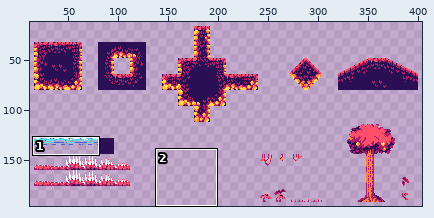
Sprite sheet, stored at Firefly/Assets/Graphics/TileMaps/Mountain/Tileset.png. Above: a wide view before the commit, with the close-up outlined.
Close-up. First the earlier version:
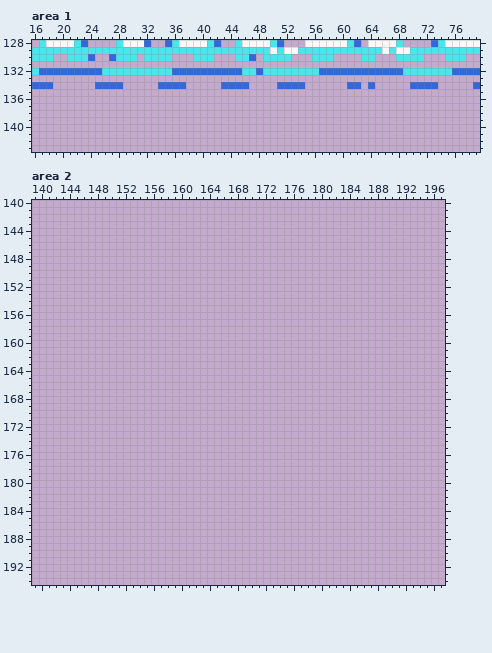
The file is 416x208 pixels. Shown: area 1: x 16..79, y 128..143; area 2: x 139..197, y 140..194. The wide view leaves out empty margins.
After:
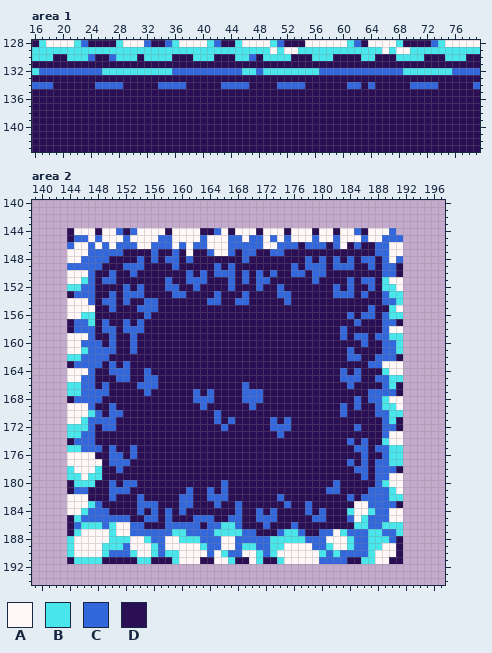
Palette (. is transparent): A #fff7f8  B #49e7ec  C #3368dc  D #2b0f54
What changed:
Changed rows in their new state; - is an unchanged pixel.
Area 1:
first column x 16:
128 D-------DDDD-----DD--------DD-------DDD--------D-----DDDD-------
130 ---DD----DD----D----DDD---DDD---D----DDD---DDDD--DDD----DDD---DD
131 DDDDDDDDDDDDDDDDDDDDDDDDDDDDDDDDDDDDDDDDDDDDDDDDDDDDDDDDDDDDDDDD
133 DDDDDDDDDDDDDDDDDDDDDDDDDDDDDDDDDDDDDDDDDDDDDDDDDDDDDDDDDDDDDDDD
134 ---DDDDDD----DDDDD----DDDDD----DDDD----DDDDDD--D-DDDDD----DDDDD-
135 DDDDDDDDDDDDDDDDDDDDDDDDDDDDDDDDDDDDDDDDDDDDDDDDDDDDDDDDDDDDDDDD
136 DDDDDDDDDDDDDDDDDDDDDDDDDDDDDDDDDDDDDDDDDDDDDDDDDDDDDDDDDDDDDDDD
137 DDDDDDDDDDDDDDDDDDDDDDDDDDDDDDDDDDDDDDDDDDDDDDDDDDDDDDDDDDDDDDDD
138 DDDDDDDDDDDDDDDDDDDDDDDDDDDDDDDDDDDDDDDDDDDDDDDDDDDDDDDDDDDDDDDD
139 DDDDDDDDDDDDDDDDDDDDDDDDDDDDDDDDDDDDDDDDDDDDDDDDDDDDDDDDDDDDDDDD
140 DDDDDDDDDDDDDDDDDDDDDDDDDDDDDDDDDDDDDDDDDDDDDDDDDDDDDDDDDDDDDDDD
141 DDDDDDDDDDDDDDDDDDDDDDDDDDDDDDDDDDDDDDDDDDDDDDDDDDDDDDDDDDDDDDDD
142 DDDDDDDDDDDDDDDDDDDDDDDDDDDDDDDDDDDDDDDDDDDDDDDDDDDDDDDDDDDDDDDD
143 DDDDDDDDDDDDDDDDDDDDDDDDDDDDDDDDDDDDDDDDDDDDDDDDDDDDDDDDDDDDDDDD
Area 2:
first column x 144:
144 DAAADAACDCAAAADAAAADDCADAAADAAADAAADAADAACDAAAC-
145 DCCACAAACAAAACCAAAACAAACCACCACACAAACAACAAACAACCC
146 CAACACACCCAACCCACACCAAACCCCCAACCCDCCCDCADCDDCCAA
147 AAACCCCCDDDDCDDCDADDCAACDCCDDCCDDDDDDDDDDDDDCCAA
148 AACCCCDDDDCDCDCCDCDDDDDDDCDDDDDDDDCDCDCDCDCCDCAC
149 CCCCCDDDCCCDDDDCDDDDDCDCDDDDDDDDCDCCCDCCCDDCDCCD
150 AAACDDCDDCDDDDDDDCDCDCCCDCDCDCDDCCDCCDDDDDDDDCCD
151 AABCDCCDDDDDDDCDDCCCDDDCDCDCCDDDDDDCDDDDCDCCDBAA
152 BBCCDDDDCDCDDDCCDDCDDDDCDDDCDDCDDDDDDDCDCDDCDBBA
153 DCCCDDCDCCCDDDDCCDDDDCDDDCDDDDCCDDDDDDCCCDCDDCBB
154 AAACDCCDCDDCCDDDDDDDCCDDCCDDDDDCDDDDDDDDDDDDDCCB
155 AAAADDCDDDCCCDDDDDDDDDDDDDDDDDDDDDDDDDDDDDDCDDBA
156 AABBDDDDDDDCDDDDDDDDDDDDDDDDDDDDDDDDDDDDCDCCDCBB
157 DCCBDCDDCDCDDDDDDDDDDDDDDDDDDDDDDDDDDDDDDCDDDCCD
158 DCCCDCCDCCCDDDDDDDDDDDDDDDDDDDDDDDDDDDDCDDDDDCAA
159 AAACDDCDDCDDDDDDDDDDDDDDDDDDDDDDDDDDDDDCDCCDCCBB
160 AACCCDCDDCDDDDDDDDDDDDDDDDDDDDDDDDDDDDDDDDCDDCCB
161 AABCCCCDDCDDDDDDDDDDDDDDDDDDDDDDDDDDDDDDCDDDDCCB
162 BBCCCCDDDDDDDDDDDDDDDDDDDDDDDDDDDDDDDDDDCCDDCCCD
163 DCCCCDCDCDDDDDDDDDDDDDDDDDDDDDDDDDDDDDDDDDDCCAAA
164 AAACDDCCCDDCDDDDDDDDDDDDDDDDDDDDDDDDDDDCDCDDDBAA
165 AACCDDDCCDDCCDDDDDDDDDDDDDDDDDDDDDDDDDDCCCDDCCBB
166 BBCCDCDDDDCCCDDDDDDDDDDDDCDDDDDDDDDDDDDDCDDDDCBD
167 BBCCCCDDDDDCDDDDDDCDCDDDDCCCDDDDDDDDDDDDDDDCCCCD
168 DCCCCDDDDDDDDDDDDDCCCDDDDCCCDDDDDDDDDDDDDCDCCBAA
169 AAACDDCDDDDDDDDDDDDCDDDDDDCDDDDDDDDDDDDCDCDDCBBA
170 AAABCDCCDDDDDDDDDDDDDCDDDDDDDDDDDDDDDDDCDDDDCCBB
171 AABCCCCDDDDDDDDDDDDDDCDCDDDDDCDCDDDDDDDDDDDDDCBD
172 BBBCDCCDDDDDDDDDDDDDDDCDDDDDDCCCDDDDDDDDDCDDDCCD
173 BBCCDDDDDDDDDDDDDDDDDDDDDDDDDDCDDDDDDDDDDDDDDCAA
174 DCCCDDDDDDDDDDDDDDDDDDDDDDDDDDDDDDDDDDDDCDCDDBAA
175 BBCCCDCDDCDDDDDDDDDDDDDDDDDDDDDDDDDDDDDDDCCDCCBB
176 AAAADDCCDCDDDDDDDDDDDDDDDDDDDDDDDDDDDDDDDDCDDCBB
177 AAAAADCCCDDDDDDDDDDDDDDDDDDDDDDDDDDDDDDDCDCDCCBB
178 BAAABDDCDDDDDDDDDDDDDDDDDDDDDDDDDDDDDDDDDCCDCCCD
179 BBABBDDDDDDDDDDDDDDDDDDDDDDDDDDDDDDDDDDDDDCDCCAA
180 DBBBDDCDCCDDDDDDDDDDDDCDDDDDDDDDDDDDDDCDDDDDCBAA
181 DCCDDDCCCDDDDDDDDCDDCDCDDDDDDDDDDDDDDCCDDDDCCCBA
182 AAADDDCDDDCDDDDDCCDDCCCDDDDDDDCDDDDDDDDDCDCCCCBB
183 AAABCDDDDDCCCDDDCCDDDCDDCDDDDDDCDDCDDDDDDAACCCCD
184 AABCCCDDDDCDCDCDCDDDDDDDCDDCDCDDDDCDCDDDBAABCCAA
185 DBCCCCCCCDDCCDCDDDCCCDDCCDDCCCDDDDDCCDDDCABCCCAA
186 DCBBBCBAACCDDDCCCCCDCCBBCDDDCDDDCDDDDDDDDBBCCBBB
187 DBAAAABAACCCCCCBBCCCCBBBBCCDDDCBBCDDCCABCCCBBCCB
188 BAAAAABBBAABCCAABBBCCCAACCCCCBBBBBCCCAAABCCBBBCD
189 BAAAABBBCAAABCAAAAABCCAACBBCCBBAAAACCBAABCCBBAAD
190 BAAAABCCCBAABCBBAAAACABCCAABCBAAAAAABCBCCCCBAAAD
191 DBBBBDDDDDBBDDDBAAADDAABDDABDDBAAAAACCCCDDBBAADD
Pixel boxes of the changes (left, top, right, bottom) in both close-ups:
added: (32, 40, 480, 152)
added: (67, 228, 403, 564)
